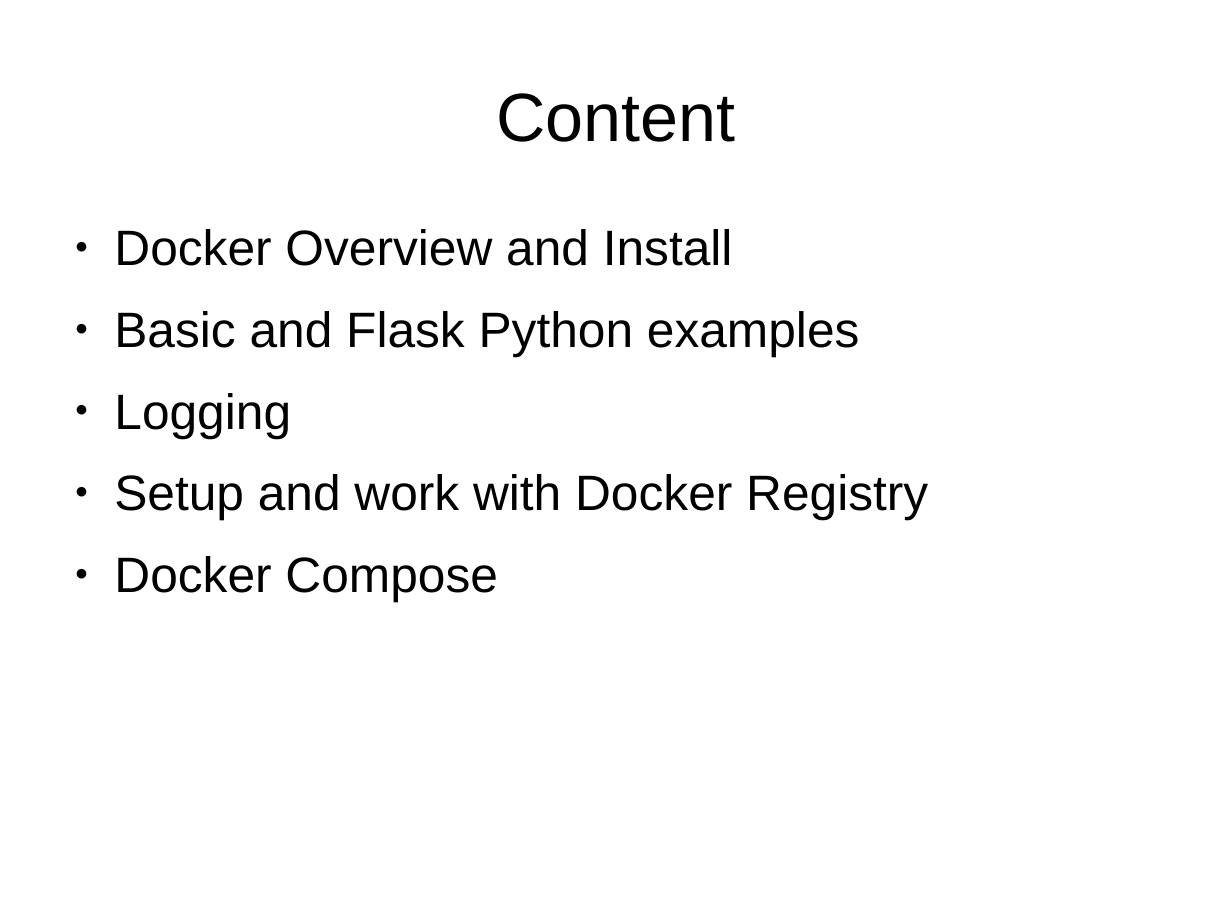
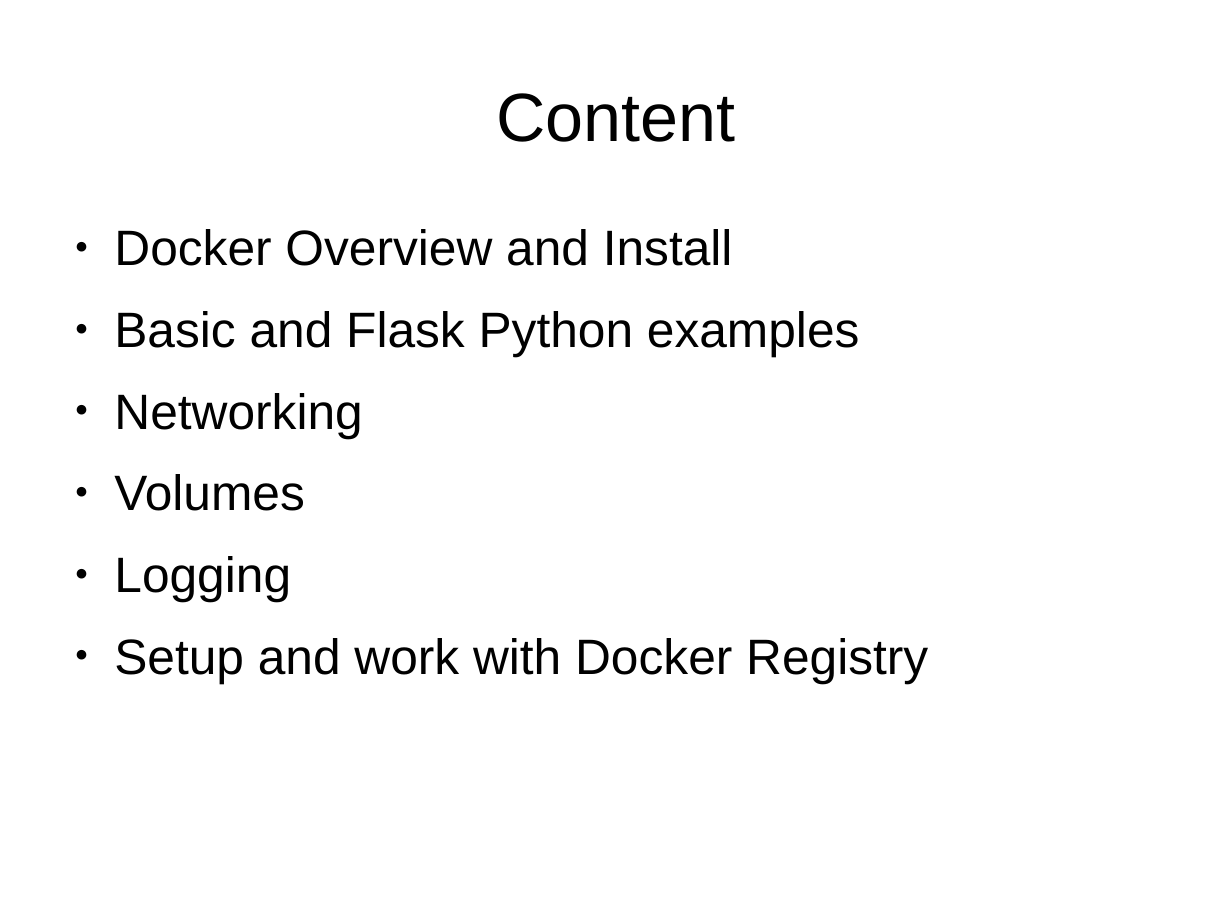
Before and after one commit to ykoryakov/edu_t8, a slide deck: slide 2 of docker/docker.odp. Drawn at 1232x924 pixels with LibreOffice and Linux fonts; fonts in the diff are those of the drawing. Boxes give left, top, right and bottom in pixels: in the first picture for what was removed or moved away, otherwise in the second. Text is boxed around its words. In the diff, an @@ line names an element or a change of style, - is before the commit and + after.

Commit message:
add volumes and networking sections

```diff
--- a/docker/docker.odp
+++ b/docker/docker.odp
@@ text at (114, 393, 362, 511): paragraphs added @@
+● Networking
+● Volumes
@@ text at (114, 556, 498, 601): paragraph removed @@
-● Docker Compose
```
Also in this commit, not shown: 2 slides added.
